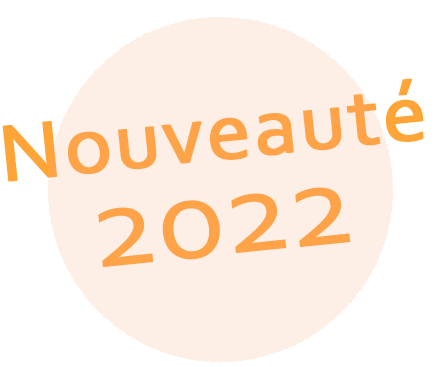
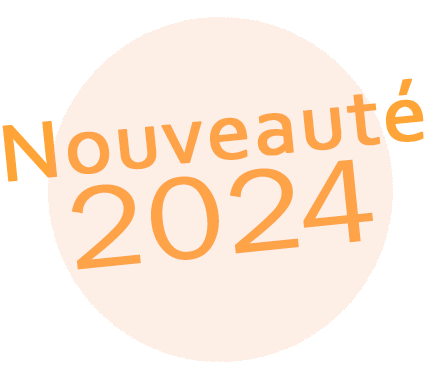
Two versions of the same layered image (445 × 367). Layer-by-layer changes:
renamed "Nouveauté 2022" to "Nouveauté 2024", painted on it over [72, 159, 373, 270]
